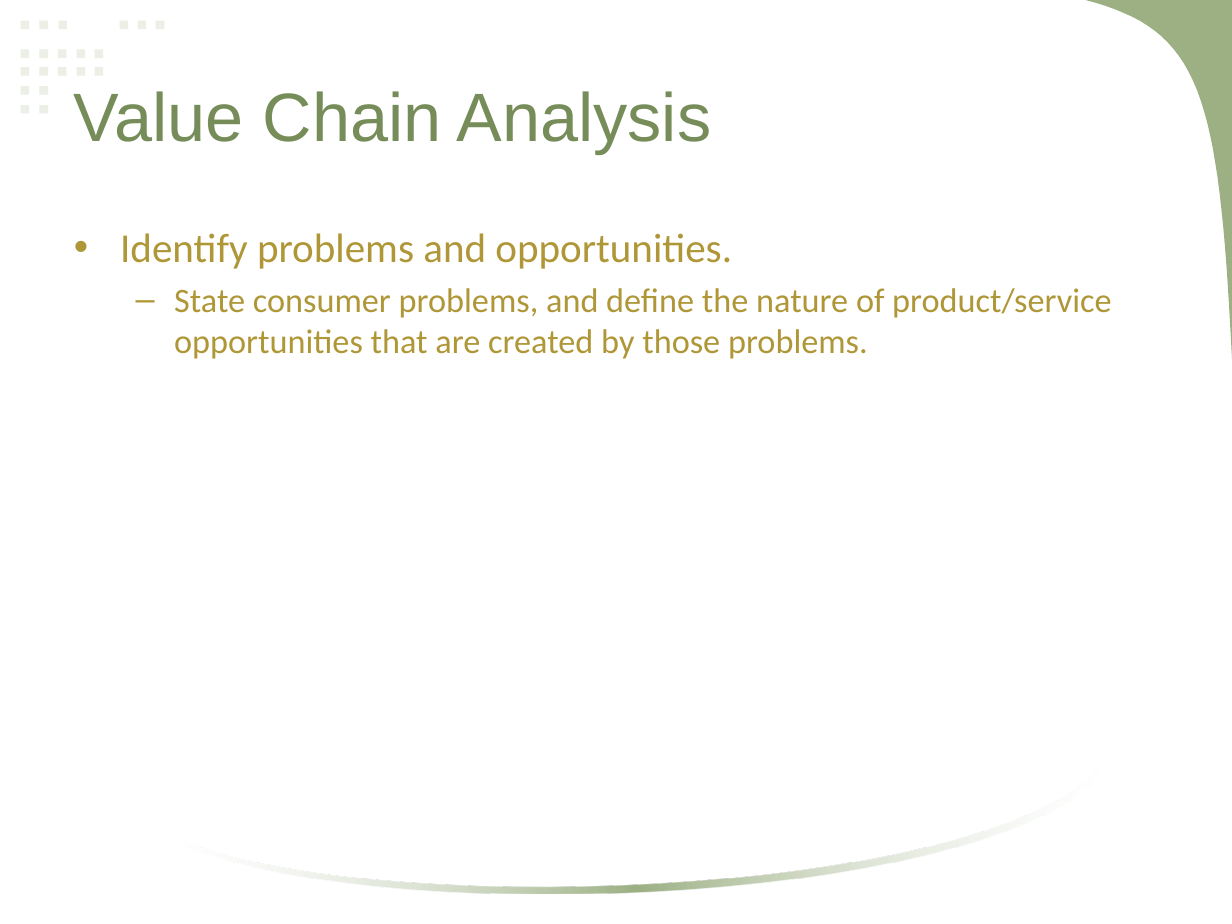
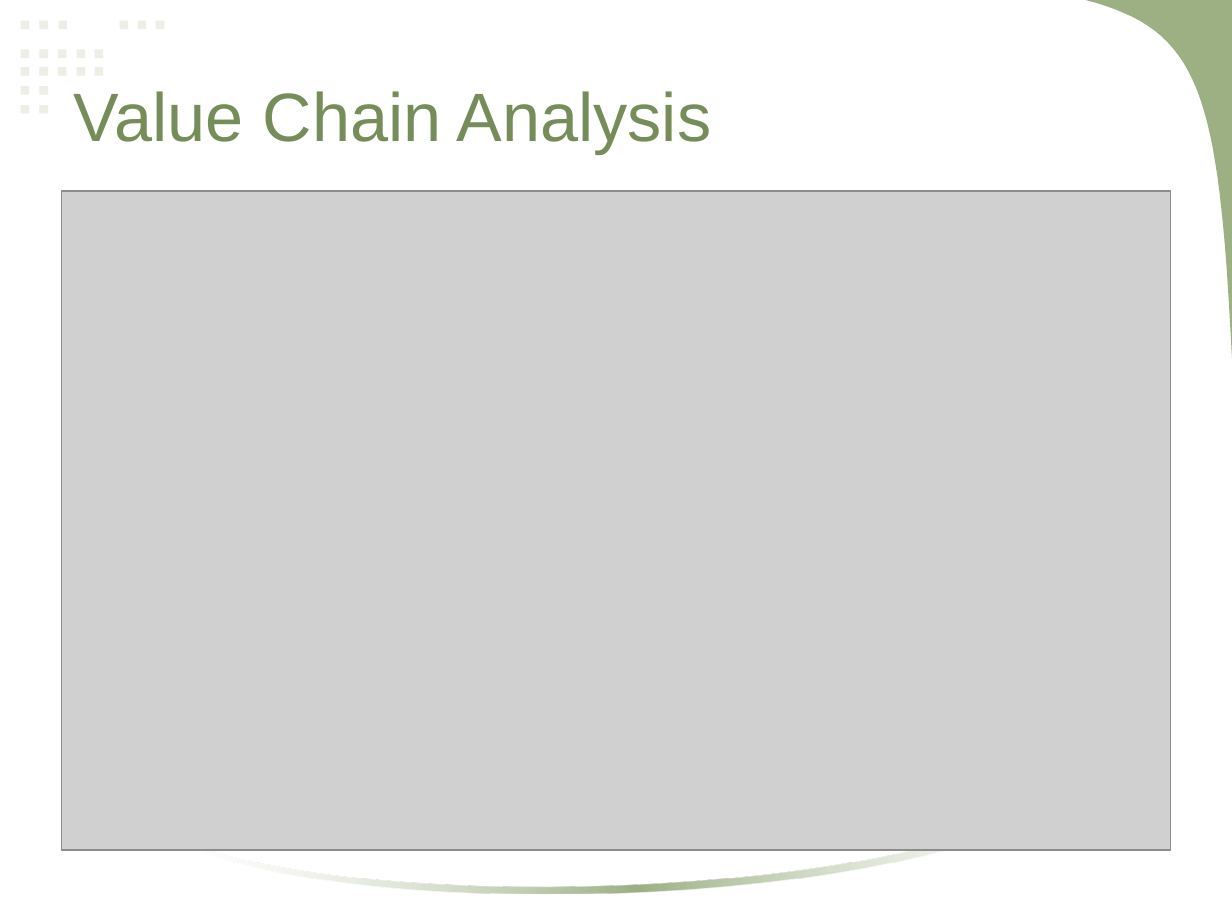
Before and after one commit to mlbelchez/Project---MNSYSIT, a slide deck: slide 11 of Presentation/Neomace Travel and Tours.pptx. Drawn at 1232x924 pixels with LibreOffice and Linux fonts; fonts in the diff are those of the drawing; grey boxes stand for pictures. Boxes give left, top, right and bottom in pixels: in the first picture for what was removed or moved away, otherwise in the second. Text is boxed around its words. In the diff, an @@ line names an element or a change of style, - is before the commit and + after.

```diff
--- a/Presentation/Neomace Travel and Tours.pptx
+++ b/Presentation/Neomace Travel and Tours.pptx
@@ picture added at (62,191,1170,850) @@
@@ text removed at (120,233,1112,359) @@
-• Identify problems and opportunities.
-  – State consumer problems, and define the nature of product/service opportunities that are created by those problems.
```
Also in this commit, not shown: 7 other slides changed, 10 slides added, 4 slides removed.
